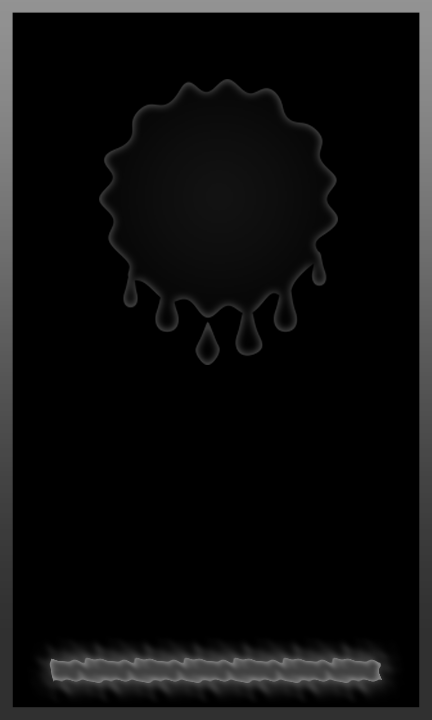
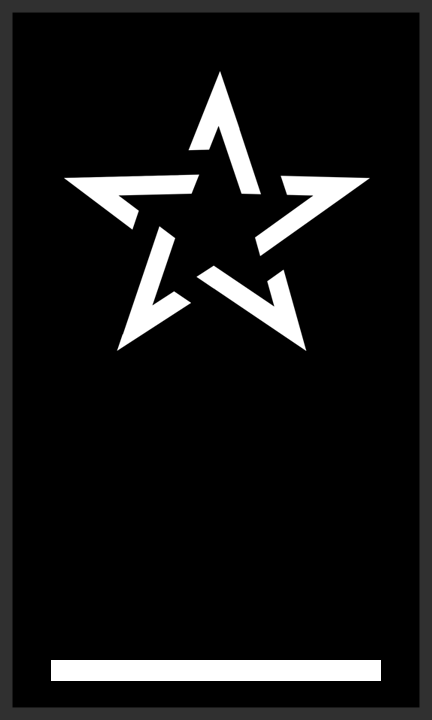
Revision of a layered 432 x 720 image; what changed, layer by layer:
hid "Ellipse 2 copy 6" over [99, 79, 338, 365]
hid "Layer 2" over [0, 0, 432, 633]
hid "Void Forge" over [0, 0, 432, 708]
added layer "Basic" above "Layer 1" over [51, 660, 381, 681]
showed "Layer 1" over [64, 71, 370, 351]
